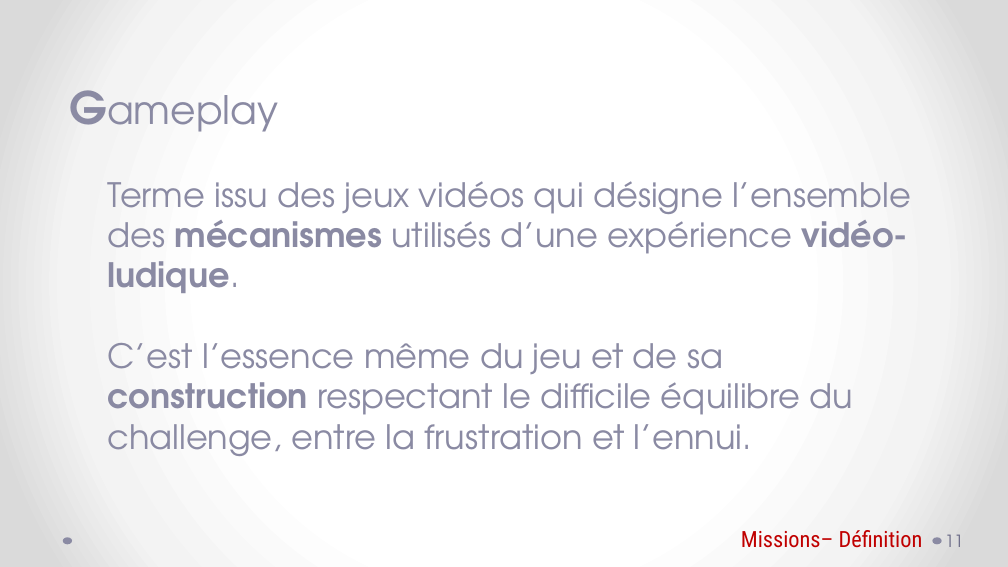
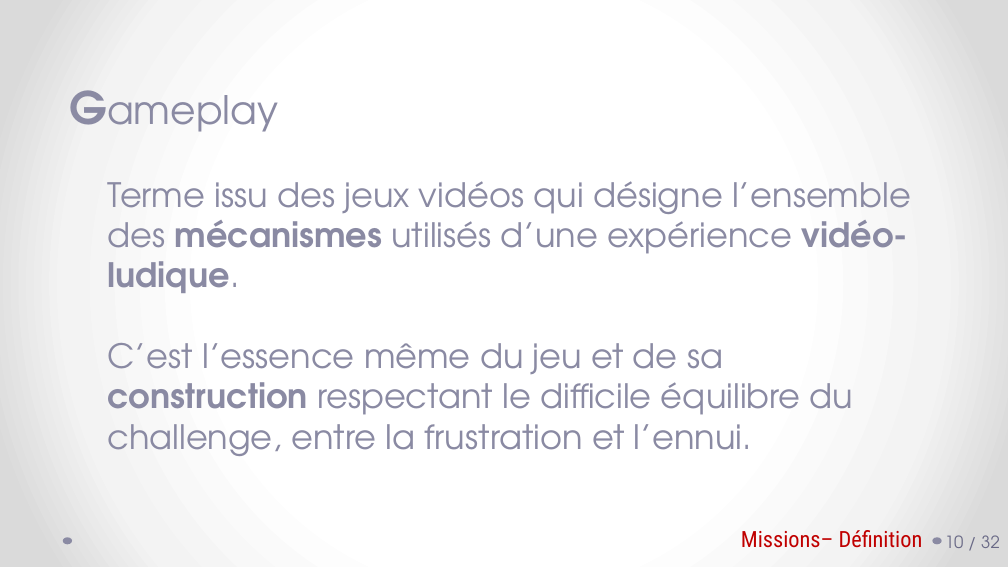
Before and after one commit to Mekiis/LP, a slide deck: slide 11 of BreakFirst - Rapport.pptx. Drawn at 1008x567 pixels with LibreOffice and Linux fonts; fonts in the diff are those of the drawing. Boxes give left, top, right and bottom in pixels: in the first picture for what was removed or moved away, otherwise in the second. Text is boxed around its words. In the diff, an @@ line names an element or a change of style, - is before the commit and + after.

```diff
--- a/BreakFirst - Rapport.pptx
+++ b/BreakFirst - Rapport.pptx
@@ page number removed at (945, 534, 964, 547) @@
-11
@@ page number added at (945, 535, 1000, 548), 12 pt, text #696986 @@
+10 / 32
```
Also in this commit, not shown: 20 other slides changed, 13 slides added, 7 slides removed.
